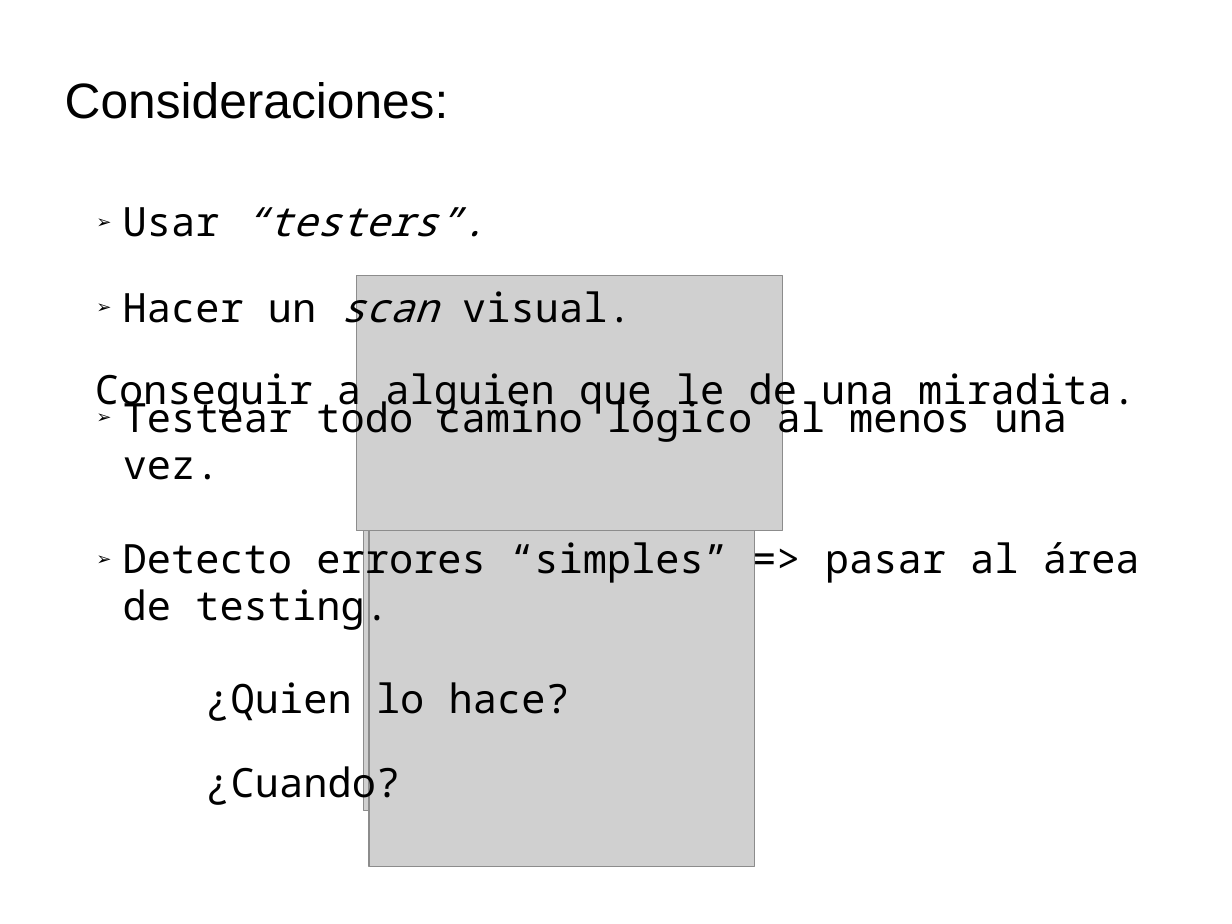
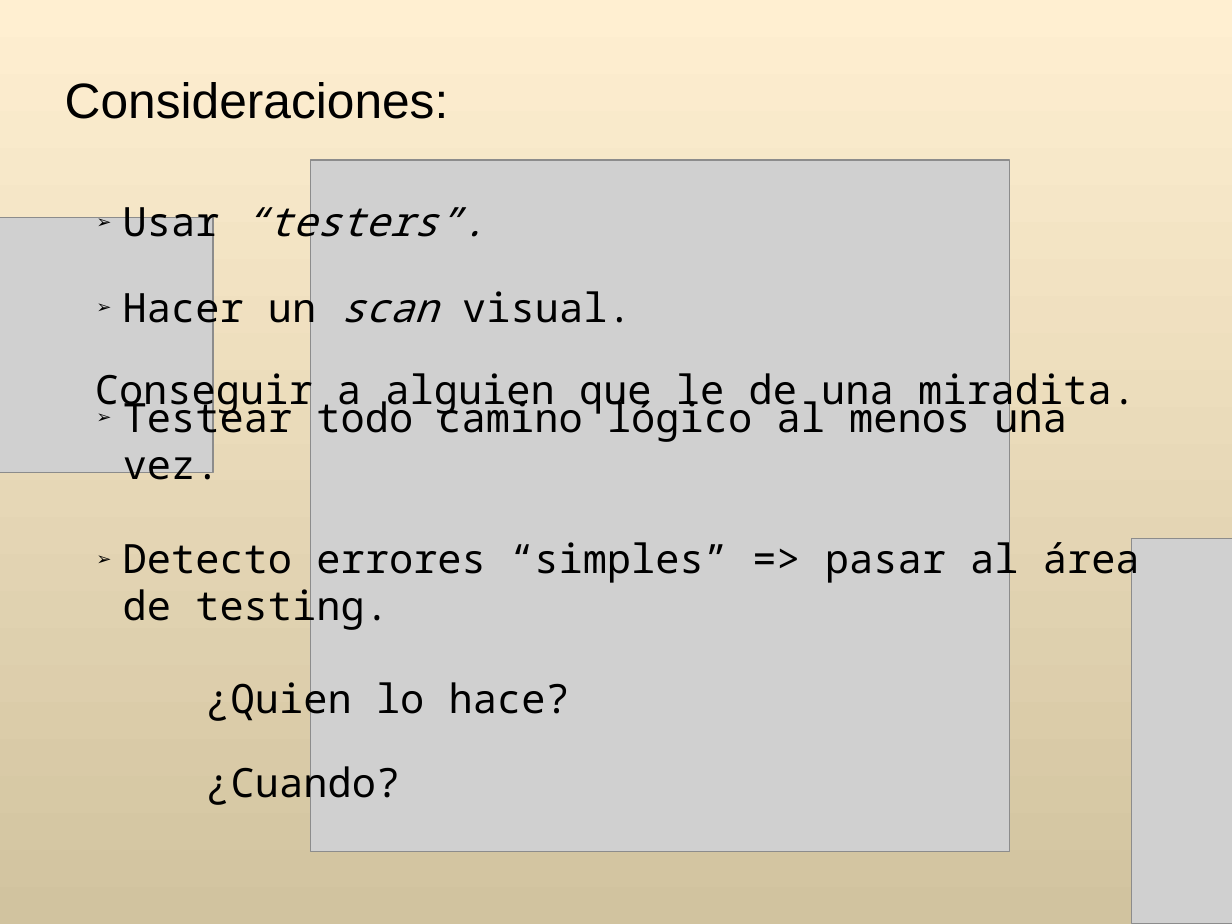
Before and after one commit to Maturuleco/ingdesoft2, a slide deck: slide 2 of Paper/PresentaciónMatias.ppt. Drawn at 1232x924 pixels with LibreOffice and Linux fonts; fonts in the diff are those of the drawing; grey boxes stand for pictures. Boxes give left, top, right and bottom in pixels: in the first picture for what was removed or moved away, otherwise in the second. Text is boxed around its words. In the diff, an @@ line names an element or a change of style, - is before the commit and + after.

```diff
--- a/Paper/PresentaciónMatias.ppt
+++ b/Paper/PresentaciónMatias.ppt
@@ background #FFFFFF to gradient #FFEFD1 to #D1C39F @@
@@ picture: place and size @@
-picture at <box>357,276,783,531</box>
+picture at <box>311,160,1011,852</box>
@@ picture: place and size @@
-picture at <box>369,481,755,866</box>
+picture at <box>0,218,212,473</box>
@@ picture: place and size @@
-picture at <box>363,447,731,811</box>
+picture at <box>1131,539,1232,924</box>
```
Also in this commit, not shown: 7 other slides changed, 4 other files.
